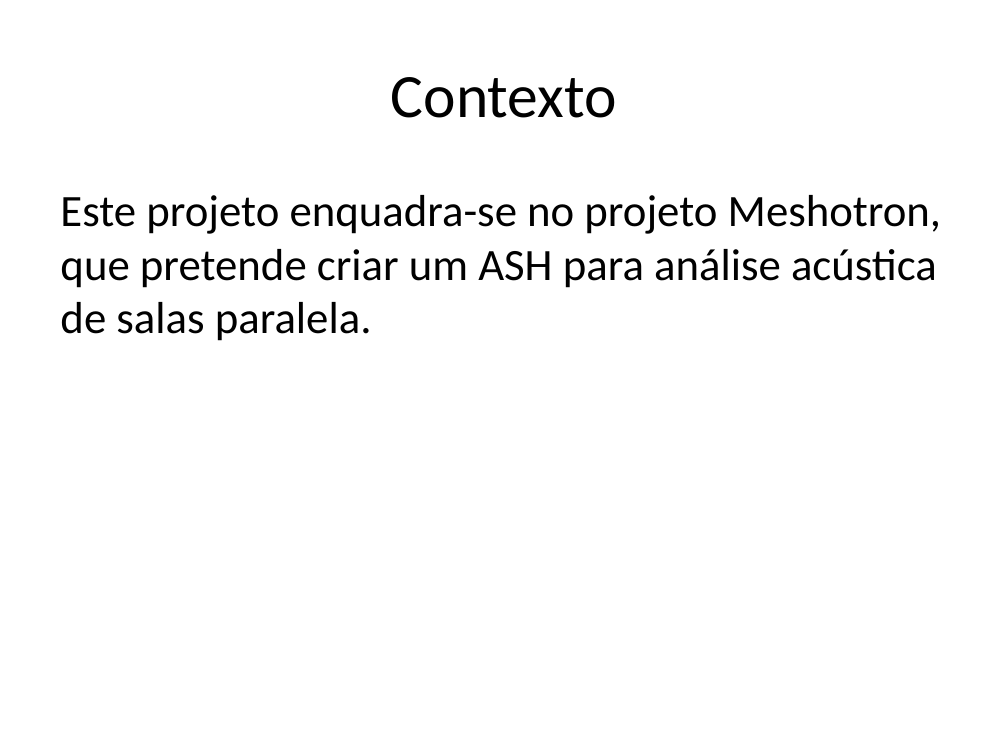
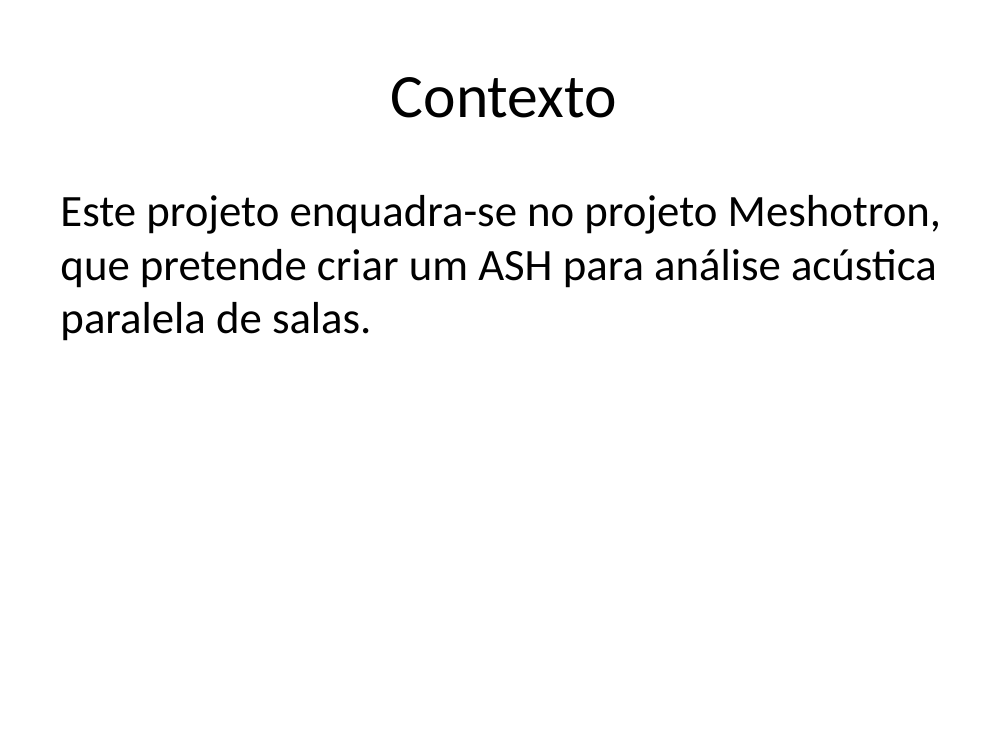
Before and after one commit to Meshotron2/comunication, a slide deck: slide 2 of m1-presentation/presentation.pptx. Drawn at 1008x756 pixels with LibreOffice and Linux fonts; fonts in the diff are those of the drawing. Boxes give left, top, right and bottom in pixels: in the first picture for what was removed or moved away, otherwise in the second. Text is boxed around its words. In the diff, an @@ line names an element or a change of style, - is before the commit and + after.

```diff
--- a/m1-presentation/presentation.pptx
+++ b/m1-presentation/presentation.pptx
@@ text at (x1=60, y1=195, x2=941, y2=341): text changed @@
-Este projeto enquadra-se no projeto Meshotron, que pretende criar um ASH para análise acústica de salas paralela.
+Este projeto enquadra-se no projeto Meshotron, que pretende criar um ASH para análise acústica paralela de salas.
```
Also in this commit, not shown: 5 other slides changed, 3 other files.
